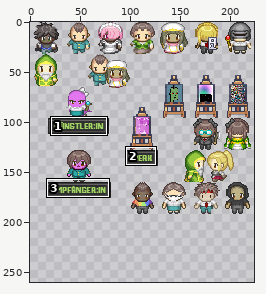
Sprite sheet: tilesets/Avatare.png. Above: a wide view before the commit, with the close-up outlined.
Close-up. Earlier state:
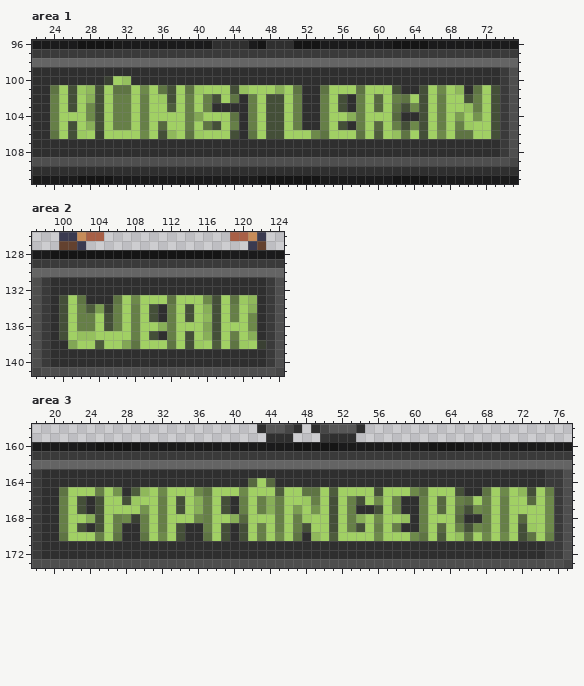
The file is 224x288 pixels. Pixels under 10% opacity are left out. Colours within 5 levels of each other are drawn and written as one. Shown: area 1: x 22..75, y 96..111; area 2: x 97..124, y 126..141; area 3: x 18..77, y 158..173. The wide view leaves out empty margins. The commit also changed other parts of the picture, which this record leaves out.
Once edited:
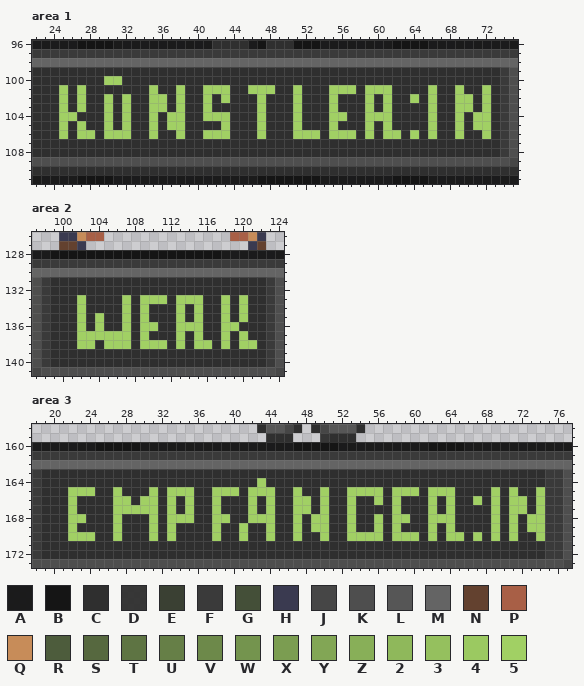
Palette (. is transparent): A #151515f6  B #151515  C #2f2f2f  D #303030f4  E #3a4033  F #3a3a3a  G #444f38  H #3a3a50  J #464646  K #4e4e4e  L #565656  M #646464  N #63412f  P #a85f46  Q #c78c59  R #4d5c3c  S #56683f  T #5e7443  U #667f47  V #6d894a  W #74944e  X #7b9d51  Y #82a655  Z #88af58  2 #8fb85b  3 #95c05e  4 #9bc961  5 #a1d064
The exact change:
--- area 1
@@ x 22..75 @@
  99 CCCCCCCCCCCCCCCCCCCCCCCCCCCCCCCCCCCCCCCCCCCCCCCCCCCCFK
-100 CCCCCCCCE53CCCCCCCCCCCCCCCCCCCCCCCCCCCCCCCCCCCCCCCCCFK
-101 CCT5G42G5TT5V5TG5T4555G3555Z5TCCT555T555GCCG5V52CT5GFK
-102 CCU5G5ZG5UU5U54G5U5UG5TCU5GG5UCCU5GCU5S5UT5G5U55GU5GFK
-103 CCU5G5VG5UU5U55R5U5UCCCCU5GG5UCCU5GCU5S5TGVG5U553U5GFK
-104 CCU555VG5UU5U5555UY555TCU5GG5UCCU55ZU555SCCG5U5X5W5GFK
-105 CCU5G5ZG5UU5U5S55U5TG5UCU5GG5UCCU5GCU5S5UGVG5U5U455GFK
-106 CCT5G45E5555V5G25T4555GCT5GG555VT555T5R53T5G5V5TT55GFK
+100 CCCCCCCC55CCCCCCCCCCCCCCCCCCCCCCCCCCCCCCCCCCCCCCCCCCFK
+101 CCC5C5CCCCCCC5CC5CC555CC555CC5CCC555C555CCCC5CC5CC5CFK
+102 CCC5C5CC5C5CC55C5CC5C5CCC5CCC5CCC5CCC5C5CC5C5CC55C5CFK
+103 CCC5C5CC5C5CC55C5CC5CCCCC5CCC5CCC5CCC5C5CCCC5CC55C5CFK
+104 CCC55CCC5C5CC5C55CC555CCC5CCC5CCC55CC555CCCC5CC5C55CFK
+105 CCC5C5CC5C5CC5C55CCCC5CCC5CCC5CCC5CCC5C5CCCC5CC5C55CFK
+106 CCC5C55C555CC5CC5CC555CCC5CCC555C555C5C55C5C5CC5CC5CFK
 107 CCCCCCCCCCCCCCCCCCCCCCCCCCCCCCCCCCCCCCCCCCCCCCCCCCCCFK
--- area 2
@@ x 97..124 @@
 132 KFCCCCCCCCCCCCCCCCCCCCCCCCFK
-133 KFCG5TCCCT5V555T555VG5T42CFK
-134 KFCG5URXEU5U5GCU5G5ZG5U5ZCFK
-135 KFCG5UU5GU5U5GCU5G52G5U5VCFK
-136 KFCG5UU5GU5U55ZU555YG555VCFK
-137 KFCG5335555U5GCU5G5ZG5U5ZCFK
-138 KFCCY55R55YT555T5G45R5T45EFK
+133 KFCCC5CCCC5C555C555CC5C5CCFK
+134 KFCCC5CCCC5C5CCC5C5CC5C5CCFK
+135 KFCCC5C5CC5C5CCC5C5CC5C5CCFK
+136 KFCCC5C5CC5C55CC555CC55CCCFK
+137 KFCCC555555C5CCC5C5CC5C5CCFK
+138 KFCCC55C555C555C5C55C5C55CFK
 139 KFCCCCCCCCCCCCCCCCCCCCCCCCFK
--- area 3
@@ x 18..77 @@
 163 FCCCCCCCCCCCCCCCCCCCCCCCCCCCCCCCCCCCCCCCCCCCCCCCCCCCCCCCCFFK
-164 FCCCCCCCCCCCCCCCCCCCCCCCS5SCCCCCCCCCCCCCCCCCCCCCCCCCCCCCCFFK
-165 FCCT555U5WCR25V555VT555V555R55TT5R5555G555VT555GCCT5V52G5UFK
-166 FCCU5GCG55G455U5G5ZU5GCU5UZU554U5G5UG5V5UCCU5S5UT5U5U55S5VFK
-167 FCCU5GCG5555W5U5G5ZU5GCU5UZU5X5W5G5UCCG5UCCU5S5TGVU5U5555VFK
-168 FCCU55ZG5UVEU5U555VU55ZS555U5U455G5UZ5V553CU555SCCU5U5S55VFK
-169 FCCU5GCG5UCCU5U5GCCU5GCG5U5U5UG55G5UG5U5UCCU5S5UGVU5U5G45VFK
-170 FCCT555U5TCCT5V5GCCT5GCG5U5V5TC25R5555V555VT5R53T5V5V5GT5UFK
+164 FCCCCCCCCCCCCCCCCCCCCCCCC5CCCCCCCCCCCCCCCCCCCCCCCCCCCCCCCFFK
+165 FCCC555CC5CCC5C555CC555C555CC5CC5CC5555C555C555CCCC5C5CC5FFK
+166 FCCC5CCCC55C55C5C5CC5CCC5C5CC55C5CC5CC5C5CCC5C5CC5C5C55C5FFK
+167 FCCC5CCCC55555C5C5CC5CCC5C5CC55C5CC5CCCC5CCC5C5CCCC5C55C5FFK
+168 FCCC55CCC5CCC5C555CC55CC555CC5C55CC5CC5C55CC555CCCC5C5C55FFK
+169 FCCC5CCCC5CCC5C5CCCC5CC5CC5CC5C55CC5CC5C5CCC5C5CCCC5C5C55FFK
+170 FCCC555CC5CCC5C5CCCC5CC5CC5CC5CC5CC5555C555C5C55C5C5C5CC5FFK
 171 FCCCCCCCCCCCCCCCCCCCCCCCCCCCCCCCCCCCCCCCCCCCCCCCCCCCCCCCCFFK
Changed places in both close-ups, as pixel boxes (x1, y1, x2, y2):
changed: (50, 76, 500, 139)
changed: (59, 295, 266, 349)
changed: (59, 478, 554, 541)
